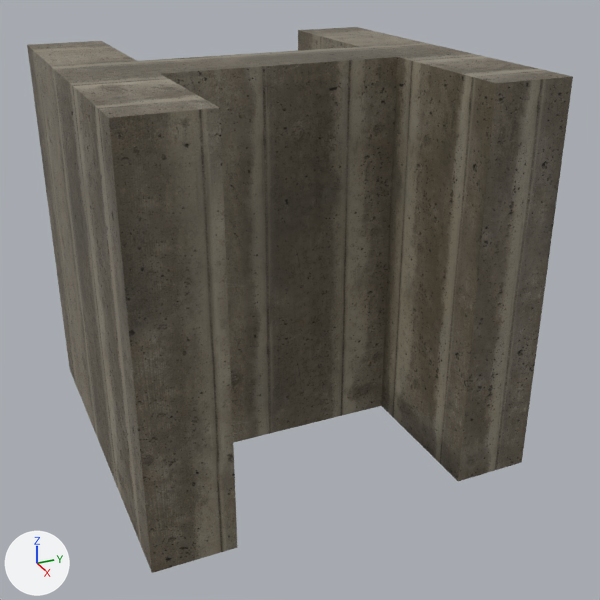
A saved change to the glTF model godot/scenes/tiles/wall_t.glb.
Rendered twice from a 50 mm lens placed at (3.85, -1.57, 2.61), pointed at (0.16, 0.09, 0.77). The axes (+X, +Y, +Z) are drawn at lower left. The lights are the same throughout. The older version comes first. Vertices at exactly the same position are counted once.

The older version as bpy lines, for what is in view:
```python
me_wall_t_col_003 = bpy.data.meshes.new('wall_t-col.003')
me_wall_t_col_003.from_pydata(...)  # 24 vertices, 36 faces; spans x -1.0..1.0, y -1.0..1.0, z 0.0..2.0
me_wall_t_col_003.materials.append(mat_concrete)
# before: 0 (-1.0, 0.6, 0.0), 1 (-1.0, 0.6, 2.0) at pixel (297, 30), 4 (1.0, 0.6, 0.0) at pixel (458, 481), 5 (1.0, 0.6, 2.0) at pixel (496, 83), 18 (-1.0, -0.6, 0.0)
# before: 19 (-1.0, -0.6, 2.0) at pixel (101, 40), 22 (1.0, -0.6, 0.0) at pixel (237, 547), 23 (1.0, -0.6, 2.0) at pixel (220, 107)
ob_wall_t_col = bpy.data.objects.new('wall_t-col', me_wall_t_col_003)
ob_wall_t_col.location = (0.0, 0.0, 0.0)
```
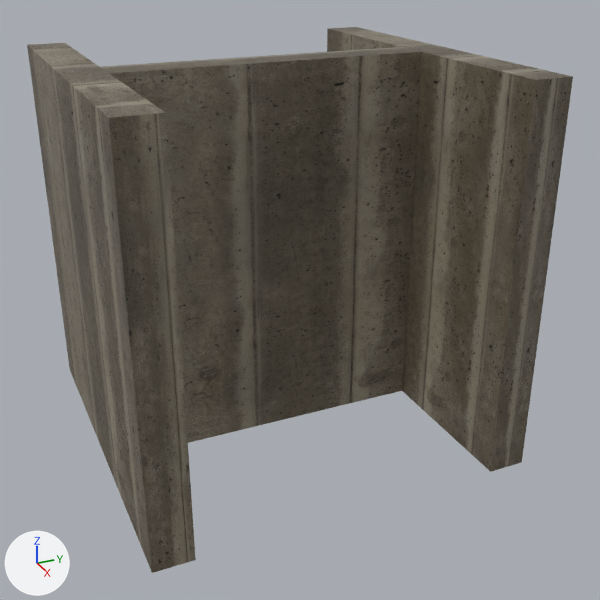
Location of each change, (x1, y1, x2, y2) in pixels of the pictures (600 x 600 px; the box of a moved part takes in the faces that stretch with it):
part 1 of me_wall_t_col_003, moved or reshaped: before (138, 47, 398, 443); after (101, 47, 422, 443)
part 2 of me_wall_t_col_003, moved or reshaped: (28, 27, 573, 573) in both

The change, as a diff of the scene's bpy script:
```diff
--- a/godot/scenes/tiles/wall_t.glb.py
+++ b/godot/scenes/tiles/wall_t.glb.py
@@ me_wall_t_col_003 @@
 me_wall_t_col_003.from_pydata(...)  # 24 vertices, 36 faces; spans x -1.0..1.0, y -1.0..1.0, z 0.0..2.0
 # used by ob_wall_t_col; location = (0.0, 0.0, 0.0)
+# me_wall_t_col_003 part 1: the loose piece of 8 vertices spanning x -0.2..0.2, y -0.6..0.6, z 0.0..2.0 is scaled about its middle by (0.5, 1.33, 1)
+# me_wall_t_col_003 part 2
+for i in [18, 19, 22, 23]: me_wall_t_col_003.vertices[i].co += Vector((0.0, -0.2, 0.0))
+for i in [0, 1, 4, 5]: me_wall_t_col_003.vertices[i].co += Vector((0.0, 0.2, 0.0))
 me_wall_t_col_003.materials.append(mat_concrete)
```
